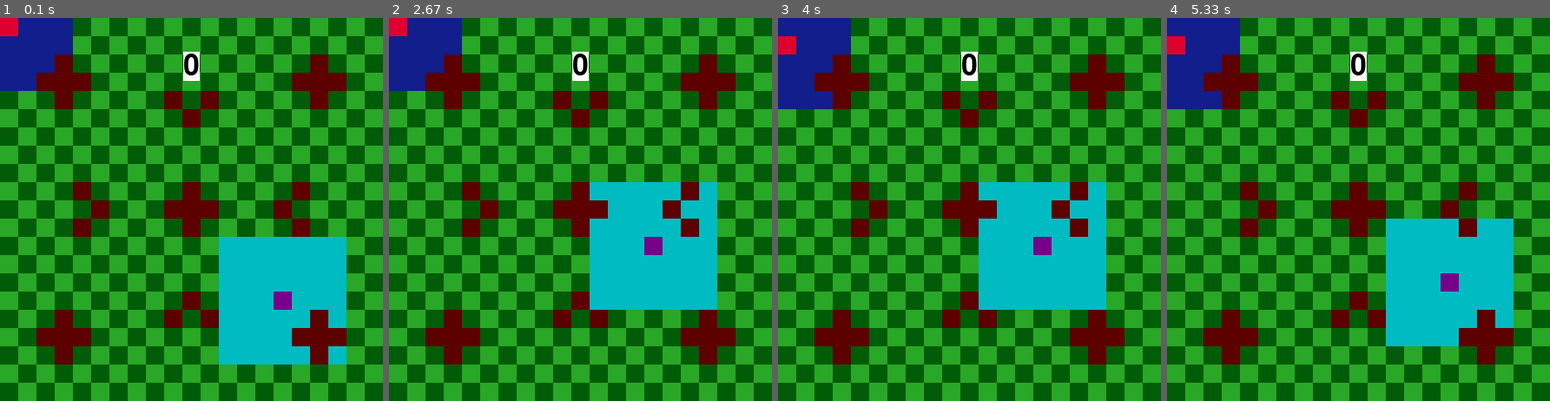
Above: before the commit, frames 1-4 (left to right).
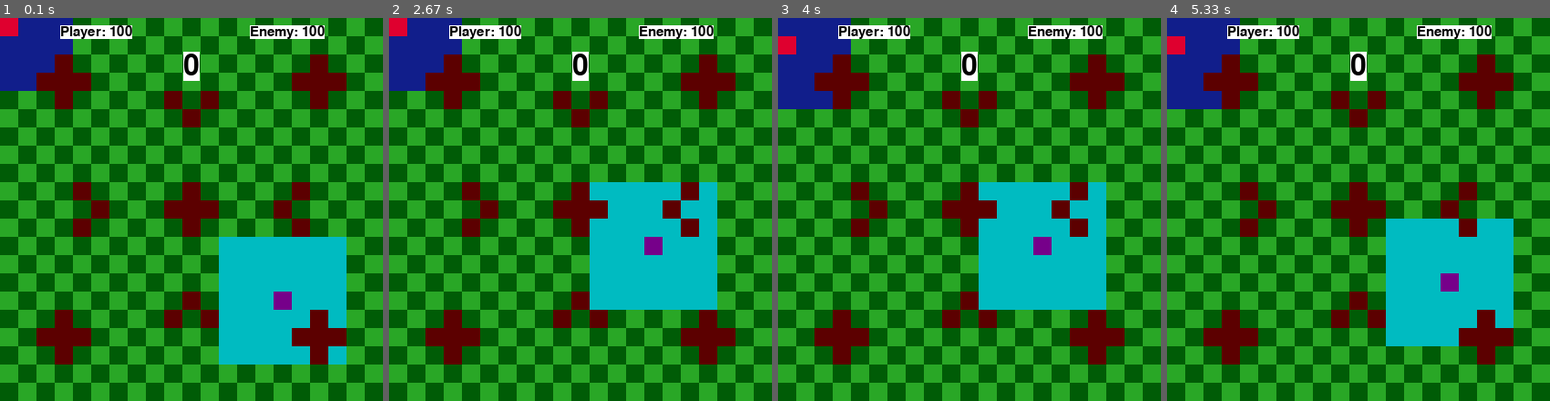
Above: after the commit, the same moments.

Repository: liberatoaguilar/GridBlast
Game: pygame game, started from gridblast.py
Same seed, same stepped clock (60 frames per second), same inputs: the game is played once before the commit and once after it.
Inputs:
- Up to frame 1 (0.1 s): no input
- Up to frame 2 (2.67 s): tap Space at 0.33, 0.67 s
- Up to frame 3 (4 s): hold Down 3.07-3.53 s; tap Space at 3.13, 3.43 s
- Up to frame 4 (5.33 s): no input

The runs differ from the first frame. In frame 1, 1.4% of the frame differs, in the area x 15-85%, y 1-6%; in frame 2, 1.4%; in frame 3, 1.4%; in frame 4, 1.4%.

Commit message:
Added player health and enemy health on screen

Diff:
--- a/gridblast.py
+++ b/gridblast.py
@@ -42,9 +42,16 @@
 randome = 0
 score = 0
 font = pygame.font.Font('freesansbold.ttf', 32)
+font2 = pygame.font.Font('freesansbold.ttf', 15)
 text = font.render(str(score), True, black, white)
 textRect = text.get_rect()
 textRect.center = (screenbounds / 2, screenbounds / 8)
+playertext = font2.render("Player: "+str(100-playerhealth), True, black, white)
+playertextRect = playertext.get_rect()
+playertextRect.center = (screenbounds / 4, 15)
+Enemytext = font2.render("Enemy: "+str(100), True, black, white)
+EnemytextRect = Enemytext.get_rect()
+EnemytextRect.center = (-20,-20)
 
 
 #Functions
@@ -63,13 +70,14 @@
                 color = darkgreen
             pygame.draw.rect(screen, color, pygame.Rect(((i-1)*20),((x-1)*20),20,20))
             screen.blit(text,textRect)
-
+            screen.blit(playertext,playertextRect)
+            screen.blit(Enemytext,EnemytextRect)
 
 #Draws player
 def player(px, py):
     boundsx = px-60
     boundsy = py-60
-    return pygame.draw.rect(screen, blue, pygame.Rect(boundsx,boundsy,140,140)) and pygame.draw.rect(screen, red, pygame.Rect(px,py,20,20))
+    return pygame.draw.rect(screen, blue, pygame.Rect(boundsx,boundsy,140,140)) and pygame.draw.rect(screen, red, pygame.Rect(px,py,20,20)) and screen.blit(text,textRect) and screen.blit(playertext,playertextRect) and screen.blit(Enemytext,EnemytextRect)
 
 #Draws brown blocks
 def draw_blocks(blocks):
@@ -312,12 +320,21 @@
 
 #Enemy
 badguy = enemy.Enemy(100,300,300,screen,0)
+Enemytext = font2.render("Enemy: "+str(badguy.health), True, black, white)
+EnemytextRect = Enemytext.get_rect()
+EnemytextRect.center = ((screenbounds / 4)*3, 15)
 player(px, py)
 draw_blocks(blocks)
 screen.blit(text,textRect)
+screen.blit(playertext,playertextRect)
+screen.blit(Enemytext,EnemytextRect)
 #Actual Game
 while not done:
+    Enemytext = font2.render("Enemy: "+str(badguy.health), True, black, white)
+
     screen.blit(text,textRect)
+    screen.blit(playertext,playertextRect)
+    screen.blit(Enemytext,EnemytextRect)
     pygame.display.update()
     #If bad guy dies
     if badguy.health <= 0:
@@ -384,6 +401,9 @@
                 pygame.draw.rect(screen, yellow, pygame.Rect(path[0][x],path[1][x],20,20))
             else:
                 pygame.draw.rect(screen, blue, pygame.Rect(path[0][x],path[1][x],20,20))
+            screen.blit(text,textRect)
+            screen.blit(playertext,playertextRect)
+            screen.blit(Enemytext,EnemytextRect)
         pygame.draw.rect(screen, red, pygame.Rect(px,py,20,20))
 
     #Space Pressed
@@ -393,6 +413,9 @@
         pygame.draw.rect(screen, blue, pygame.Rect(path[0][0]-60,path[1][0]-60,140,140))
         pygame.draw.rect(screen, red, pygame.Rect(path[0][0],path[1][0],20,20))
         badguy.redraw_enemy()
+        screen.blit(text,textRect)
+        screen.blit(playertext,playertextRect)
+        screen.blit(Enemytext,EnemytextRect)
         draw_blocks(blocks)
         if path[0][0] == badguy.x and path[1][0] == badguy.y:
             badguy.losehealth(10)
@@ -406,6 +429,9 @@
             player(xcoords,ycoords)
             badguy.redraw_enemy()
             draw_blocks(blocks)
+            screen.blit(text,textRect)
+            screen.blit(playertext,playertextRect)
+            screen.blit(Enemytext,EnemytextRect)
         try:
             path[0].pop(0)
             path[1].pop(0)
@@ -547,6 +573,8 @@
             try:
                 if badguy.badpath[0][0] == px and badguy.badpath[1][0] == py:
                     playerhealth += 10
+                    playertext = font2.render("Player: "+str(100-playerhealth), True, black, white)
+                    pygame.display.update()
                 if badguy.badpath[0][0] == badguy.x and badguy.badpath[1][0] == badguy.y:
                     draw_grid()
                     badguy.redraw()
@@ -604,6 +632,8 @@
             pygame.draw.rect(screen, orange, pygame.Rect(badguy.x+40,badguy.y-60,20,20))
             pygame.draw.rect(screen, red, pygame.Rect(px,py,20,20))
             playerhealth += check_shot(px,py,badguy,badshotdir)
+            playertext = font2.render("Player: "+str(100-playerhealth), True, black, white)
+            pygame.display.update()
         elif badshotdir == "down":
             pygame.draw.rect(screen, orange, pygame.Rect(badguy.x,badguy.y+20,20,20))
             pygame.draw.rect(screen, orange, pygame.Rect(badguy.x,badguy.y+40,20,20))
@@ -616,6 +646,8 @@
             pygame.draw.rect(screen, orange, pygame.Rect(badguy.x+40,badguy.y+60,20,20))
             pygame.draw.rect(screen, red, pygame.Rect(px,py,20,20))
             playerhealth += check_shot(px,py,badguy,badshotdir)
+            playertext = font2.render("Player: "+str(100-playerhealth), True, black, white)
+            pygame.display.update()
         elif badshotdir == "right":
             pygame.draw.rect(screen, orange, pygame.Rect(badguy.x+20,badguy.y,20,20))
             pygame.draw.rect(screen, orange, pygame.Rect(badguy.x+40,badguy.y+20,20,20))
@@ -628,6 +660,8 @@
             pygame.draw.rect(screen, orange, pygame.Rect(badguy.x+60,badguy.y+40,20,20))
             pygame.draw.rect(screen, red, pygame.Rect(px,py,20,20))
             playerhealth += check_shot(px,py,badguy,badshotdir)
+            playertext = font2.render("Player: "+str(100-playerhealth), True, black, white)
+            pygame.display.update()
         elif badshotdir == "left":
             pygame.draw.rect(screen, orange, pygame.Rect(badguy.x-20,badguy.y,20,20))
             pygame.draw.rect(screen, orange, pygame.Rect(badguy.x-40,badguy.y+20,20,20))
@@ -640,6 +674,8 @@
             pygame.draw.rect(screen, orange, pygame.Rect(badguy.x-60,badguy.y+40,20,20))
             pygame.draw.rect(screen, red, pygame.Rect(px,py,20,20))
             playerhealth += check_shot(px,py,badguy,badshotdir)
+            playertext = font2.render("Player: "+str(100-playerhealth), True, black, white)
+            pygame.display.update()
         shootbadguy = False
     pygame.display.flip()
     clock.tick(13)
